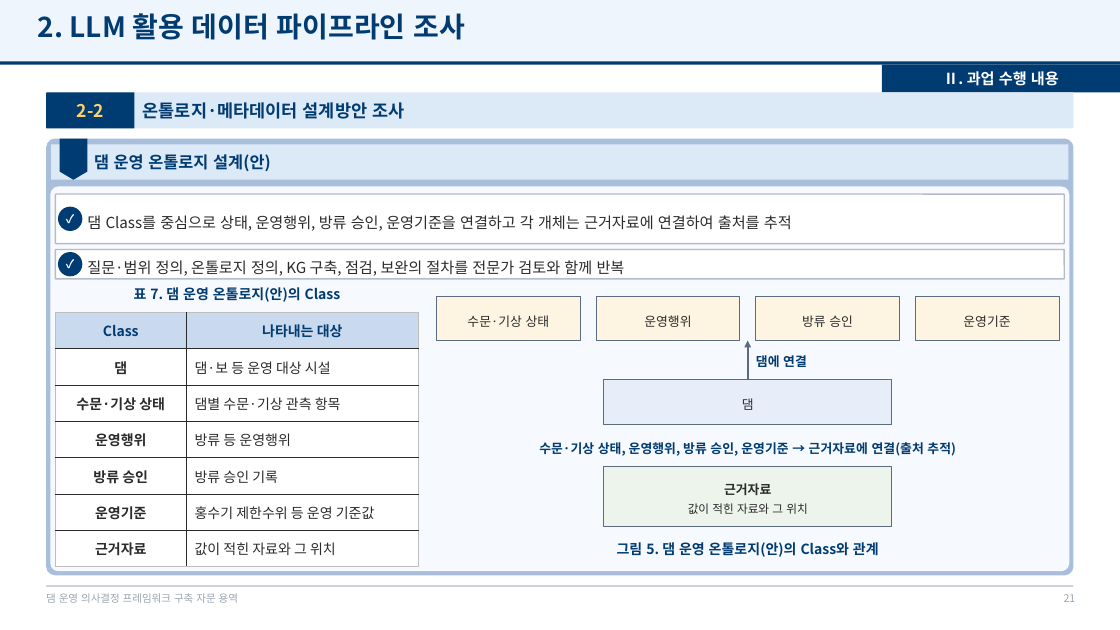
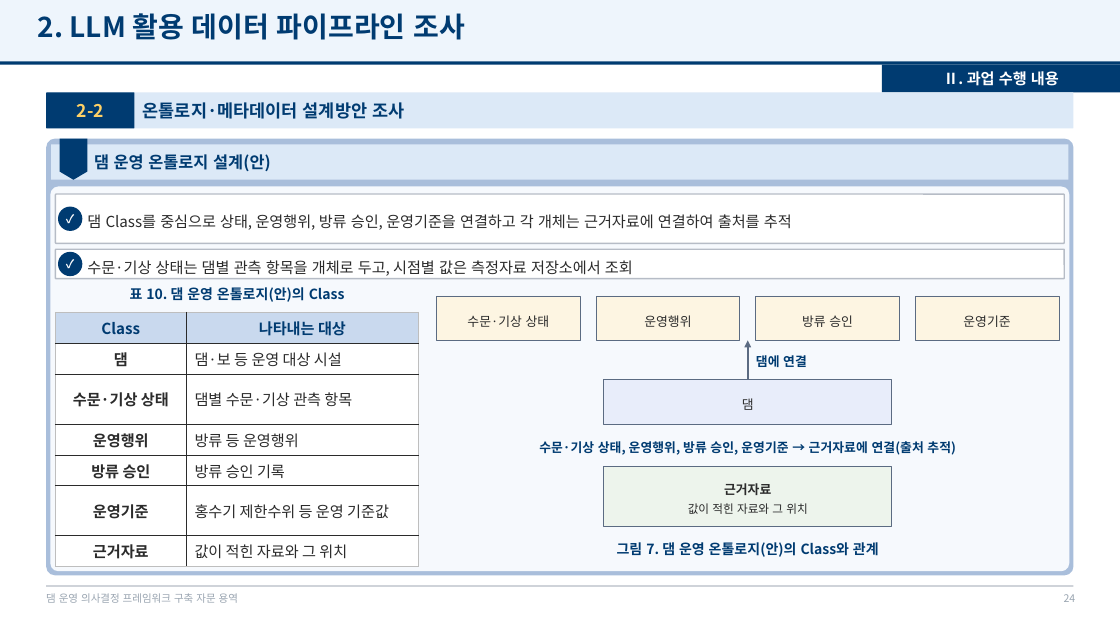
Before and after one commit to mkm1119/KGRAG-LLM, a slide deck: slide 24 of project_khnp/2026.12.09_최종보고회_발표자료_초안.pptx (slide 21 before the commit). Drawn at 1120x630 pixels with LibreOffice and Linux fonts; fonts in the diff are those of the drawing; background and template pictures are left out. Boxes give left, top, right and bottom in pixels: in the first picture for what was removed or moved away, otherwise in the second. Text is boxed around its words. In the diff, an @@ line names an element or a change of style, - is before the commit and + after.

```diff
--- a/project_khnp/2026.12.09_최종보고회_발표자료_초안.pptx
+++ b/project_khnp/2026.12.09_최종보고회_발표자료_초안.pptx
@@ text at (x1=87, y1=260, x2=633, y2=276): text changed @@
-질문·범위 정의, 온톨로지 정의, KG 구축, 점검, 보완의 절차를 전문가 검토와 함께 반복
+수문·기상 상태는 댐별 관측 항목을 개체로 두고, 시점별 값은 측정자료 저장소에서 조회
@@ text at (x1=130, y1=287, x2=345, y2=302): text changed @@
-표 7. 댐 운영 온톨로지(안)의 Class
+표 10. 댐 운영 온톨로지(안)의 Class
@@ table at (x1=55, y1=313, x2=419, y2=567) @@
@@ size 12 to 13 pt @@
@@ text at (x1=617, y1=542, x2=879, y2=557): text changed @@
-그림 5. 댐 운영 온톨로지(안)의 Class와 관계
+그림 7. 댐 운영 온톨로지(안)의 Class와 관계
@@ page number at (x1=1064, y1=594, x2=1076, y2=602): text changed @@
-21
+24
```
Also in this commit, not shown: 17 other slides changed, 4 slides added, 2 other files.
